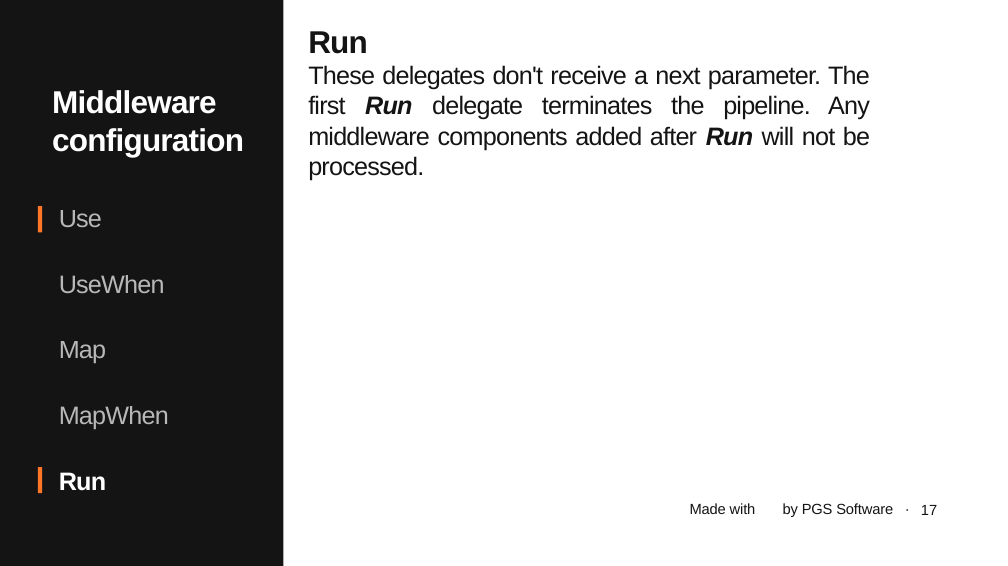
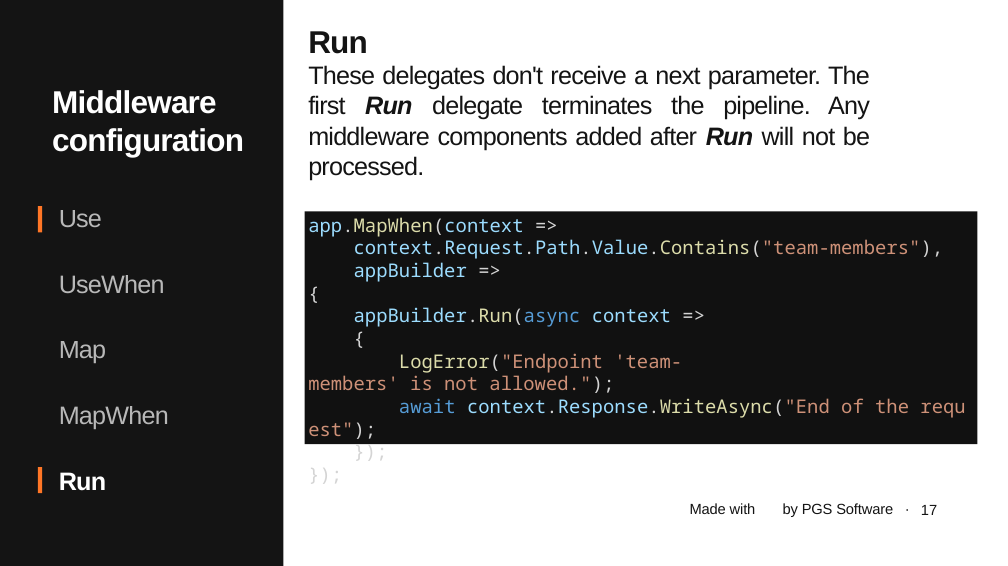
Before and after one commit to januszmarcinik/.NET-getting-started, a slide deck: slide 17 of PGS SharpDev.pptx. Drawn at 1008x566 pixels with LibreOffice and Linux fonts; fonts in the diff are those of the drawing; background and template pictures are left out. Boxes give left, top, right and bottom in pixels: in the first picture for what was removed or moved away, otherwise in the second. Text is boxed around its words. In the diff, an @@ line names an element or a change of style, - is before the commit and + after.

```diff
--- a/PGS SharpDev.pptx
+++ b/PGS SharpDev.pptx
@@ rectangle added at bbox=[305, 211, 978, 444], fill #111111, 36 pt, text #9CDCFE @@
+app.MapWhen(context =>
+context.Request.Path.Value.Contains("team-members"),
+appBuilder =>
+{
+appBuilder.Run(async context =>
+{
+LogError("Endpoint 'team-members' is not allowed.");
+await context.Response.WriteAsync("End of the request");
+});
+});
```
Also in this commit, not shown: 4 other slides changed, 1 slide added, 11 other files.
